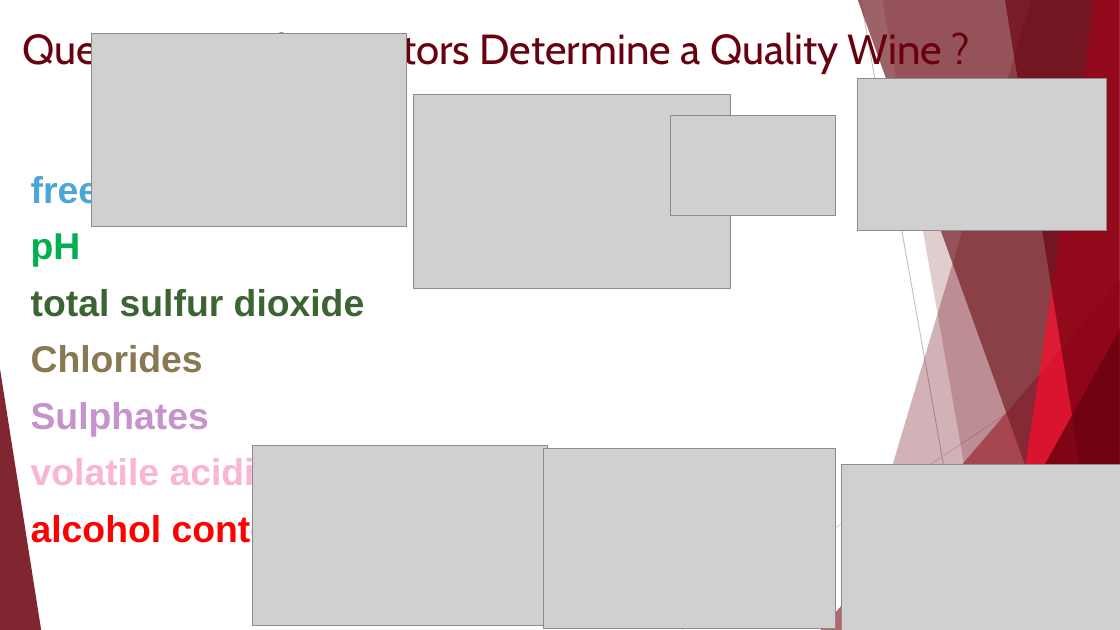
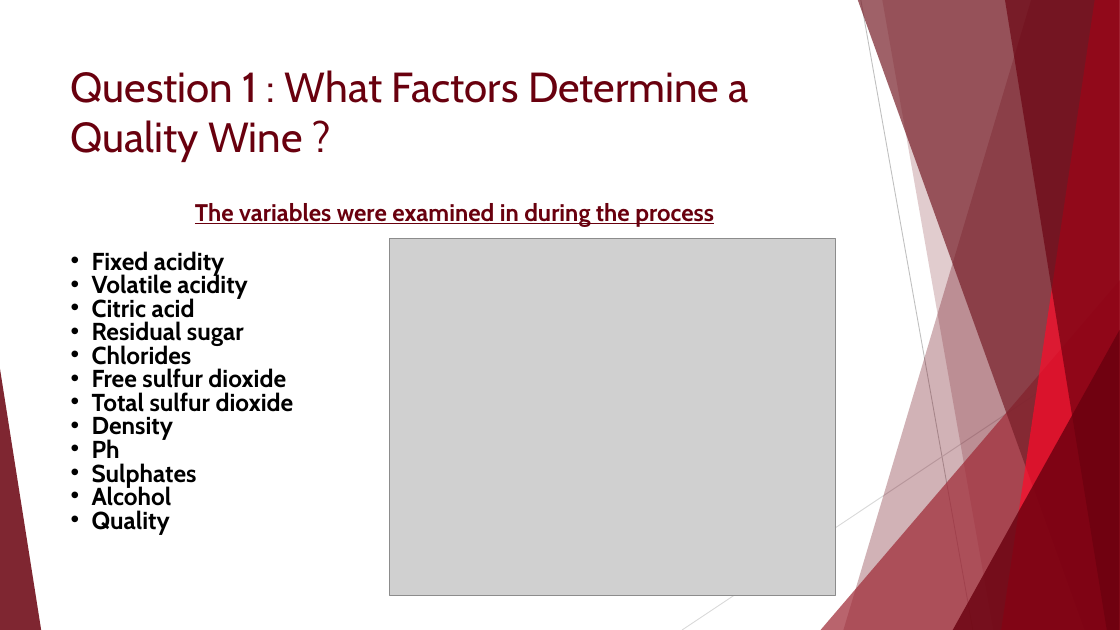
Before and after one commit to Phoebe-Moore/FinalProject, a slide deck: slide 7 of Red Wine Quality Analysis Presentation update.pptx (slide 15 before the commit). Drawn at 1120x630 pixels with LibreOffice and Linux fonts; fonts in the diff are those of the drawing; grey boxes stand for pictures. Boxes give left, top, right and bottom in pixels: in the first picture for what was removed or moved away, otherwise in the second. Text is boxed around its words. In the diff, an @@ line names an element or a change of style, - is before the commit and + after.

```diff
--- a/Red Wine Quality Analysis Presentation update.pptx
+++ b/Red Wine Quality Analysis Presentation update.pptx
@@ freeform shape at (x1=858, y1=0, x2=1120, y2=630): fill #771F28 at 70% opacity to #771E28 at 70% opacity @@
@@ freeform shape at (x1=1002, y1=0, x2=1120, y2=630): fill #FF0C2C at 70% opacity to #FF0B2A at 70% opacity @@
@@ title "Question 1 : What Factors ..." rewrapped from (x1=22, y1=29, x2=942, y2=74) to (x1=71, y1=70, x2=749, y2=162) @@
@@ picture removed at (x1=91, y1=33, x2=407, y2=226) @@
@@ picture removed at (x1=857, y1=79, x2=1106, y2=231) @@
@@ picture removed at (x1=413, y1=94, x2=731, y2=287) @@
@@ picture removed at (x1=670, y1=116, x2=836, y2=216) @@
@@ text "The variables were examined in ..." moved from (x1=31, y1=173, x2=365, y2=549) to (x1=92, y1=203, x2=714, y2=534) @@
@@ text at (x1=92, y1=203, x2=714, y2=346): text changed; size 32 to 21 pt; font Arial to Cabin; text colour #3B6432 to #000000 @@
-free sulfur dioxide
-pH
-total sulfur dioxide
+The variables were examined in during the process
+• Fixed acidity
+• Volatile acidity
+• Citric acid
+• Residual sugar
@@ picture added at (x1=390, y1=239, x2=836, y2=595) @@
@@ text at (x1=92, y1=345, x2=197, y2=487): size 32 to 21 pt, font Arial to Cabin in "Chlorides", "Sulphates"; text colour #887952 to #000000 in "Chlorides"; text colour #C693CB to #000000 in "Sulphates"; bullet none to •; line spacing 1 to 0.8; less space between paragraphs @@
@@ line (1120, 339) - (682, 630): stroke #D9D9D9 0.75 pt to #D8D8D8 0.75 pt @@
@@ text at (x1=92, y1=368, x2=294, y2=458): paragraphs added @@
+• Free sulfur dioxide
+• Total sulfur dioxide
+• Density
+• Ph
@@ picture removed at (x1=252, y1=446, x2=547, y2=626) @@
@@ picture removed at (x1=544, y1=449, x2=836, y2=628) @@
@@ picture removed at (x1=842, y1=465, x2=1120, y2=630) @@
@@ text at (x1=92, y1=485, x2=172, y2=534): text changed; size 32 to 21 pt; font Arial to Cabin; text colour #FAB5D4 to #000000 @@
-volatile acidity
-alcohol content
+• Alcohol
+• Quality
```
Also in this commit, not shown: 17 other slides changed, 5 slides added, 4 slides removed.
